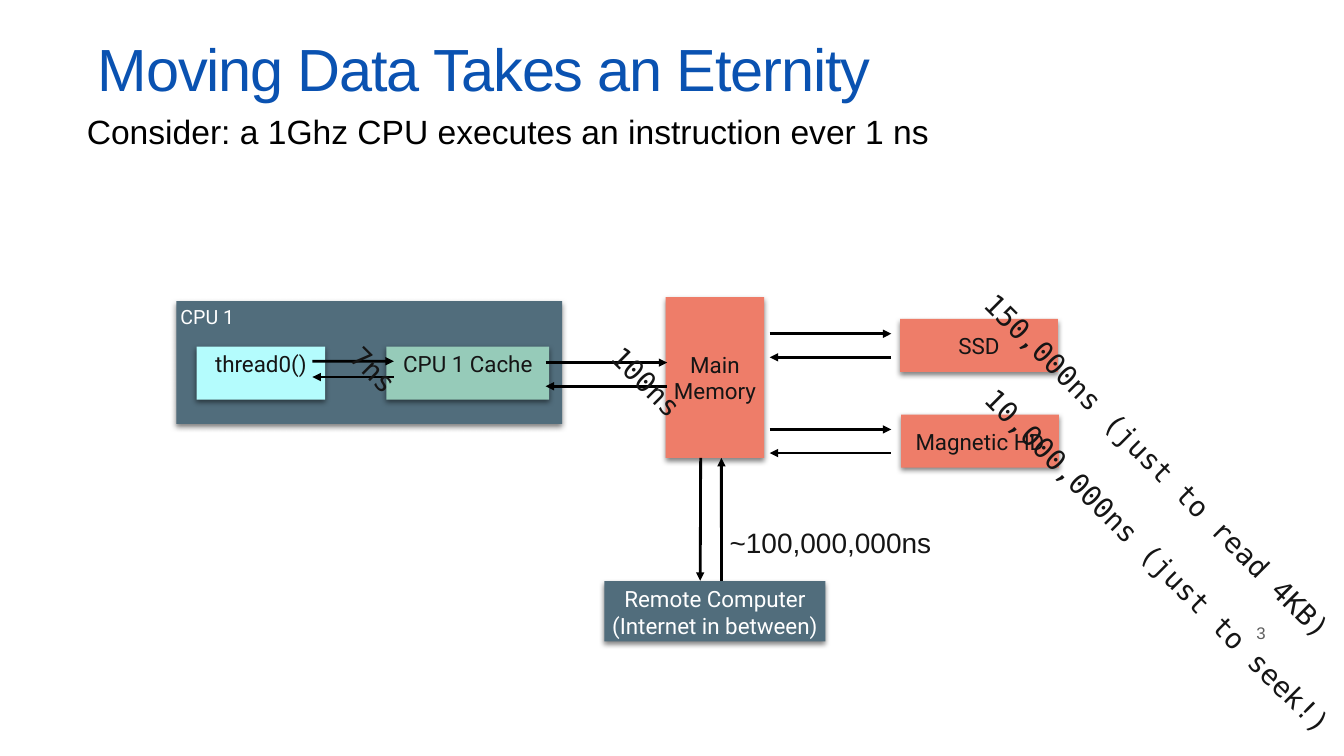
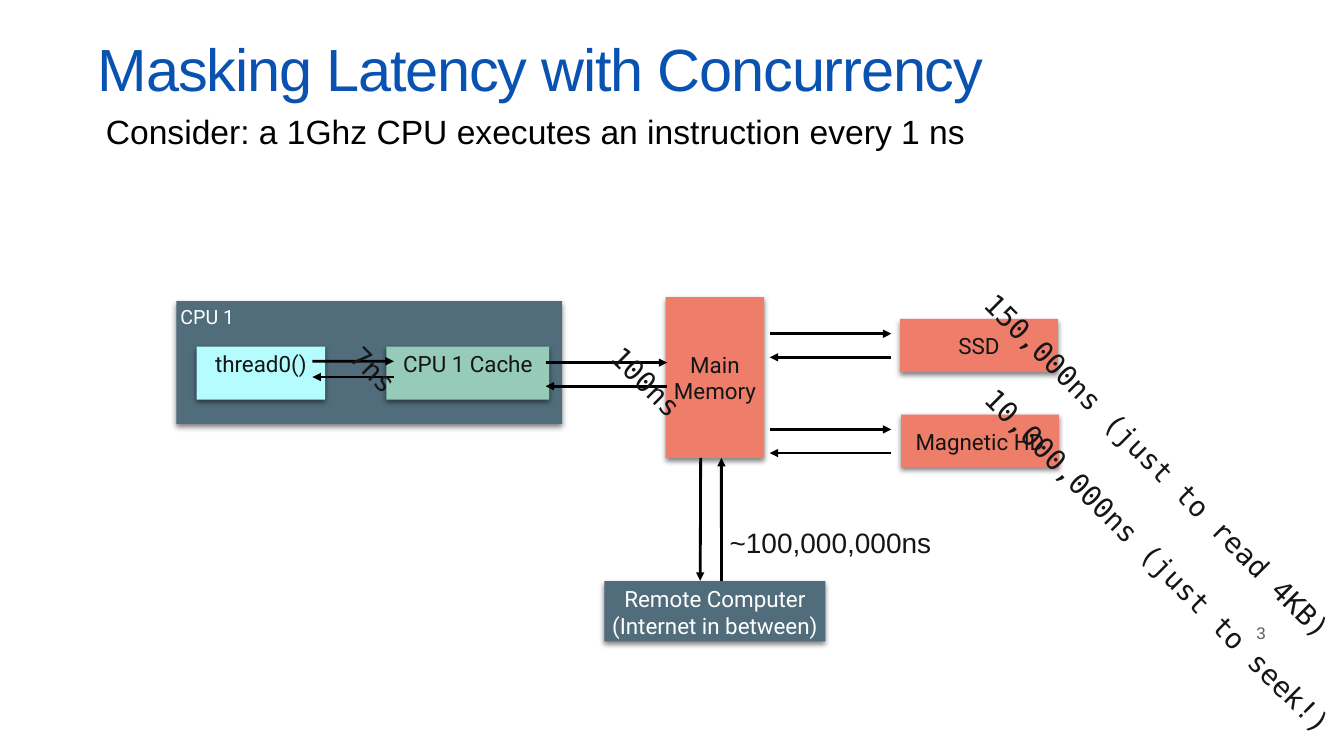
Before and after one commit to neu-se/CS4530-Spring-2022, a slide deck: slide 3 of Slides/Lesson 4.1 Concurrent Programming.pptx. Drawn at 1344x756 pixels with LibreOffice and Linux fonts; fonts in the diff are those of the drawing. Boxes give left, top, right and bottom in pixels: in the first picture for what was removed or moved away, otherwise in the second. Text is boxed around its words. In the diff, an @@ line names an element or a change of style, - is before the commit and + after.

```diff
--- a/Slides/Lesson 4.1 Concurrent Programming.pptx
+++ b/Slides/Lesson 4.1 Concurrent Programming.pptx
@@ title at <box>98,48,983,102</box>: text changed @@
-Moving Data Takes an Eternity
+Masking Latency with Concurrency
@@ text at <box>106,119,964,151</box>: text changed @@
-Consider: a 1Ghz CPU executes an instruction ever 1 ns
+Consider: a 1Ghz CPU executes an instruction every 1 ns
```
Also in this commit, not shown: 15 other slides changed, 5 slides removed, 1 other file.
